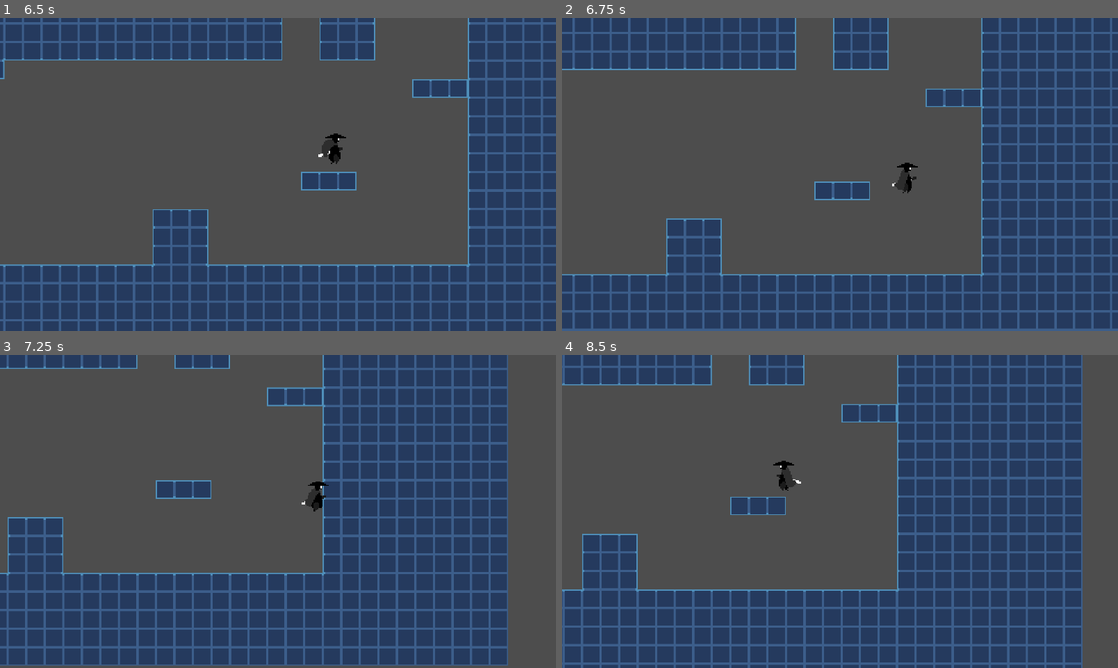
Above: before the commit, frames 1-4 (two rows, left to right).
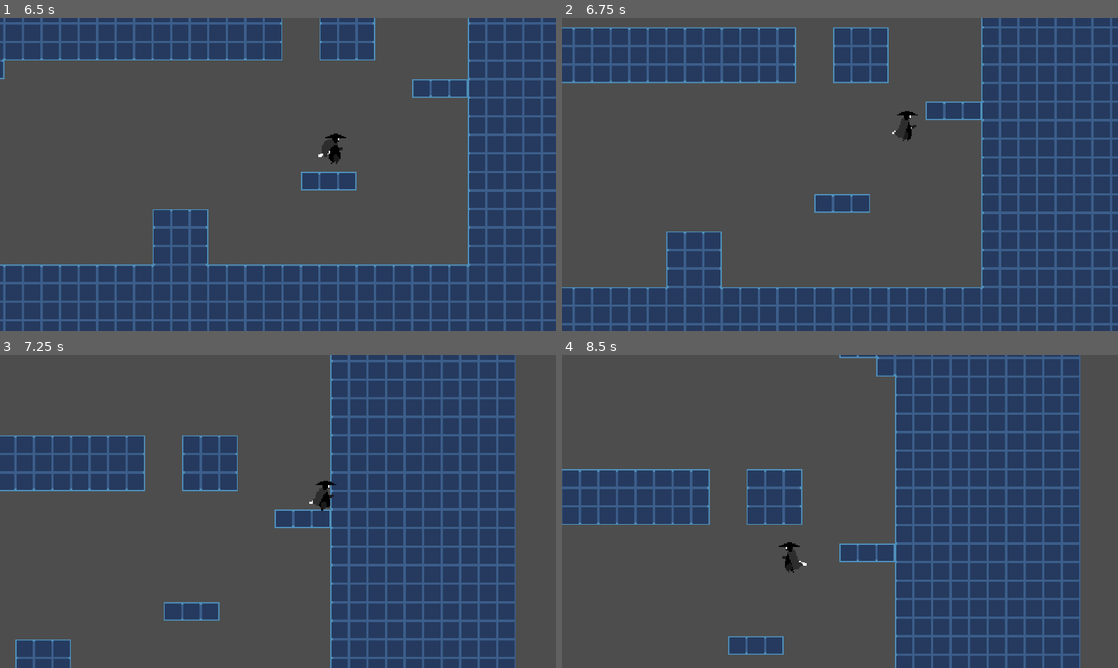
Above: after the commit, the same moments.

Repository: Mightysmallfry/GodotGameTemplate
Game: Godot game, scene res://Main/Main.tscn
The game is run twice, just before and just after one commit, with the same random seed, the same clock (stepped at 60 frames per second) and the same inputs.
Inputs:
- Up to frame 1 (6.5 s): hold Right (right) 0.53-2.03 s; tap Space (jump) at 0.6, 0.77, 1.07, 1.35, 1.52, 1.82, 2.1, 2.85, 3.02, 3.32, 3.6, 3.77, 4.07, 4.35, 4.52, 4.82, 5.1, 5.85, 6.02, 6.32 s; hold Left (left) 2.03-4.28 s; hold Right (right) from 4.28 s (still down)
- Up to frame 2 (6.75 s): keep holding Right (right); tap Space (jump) at 6.6 s
- Up to frame 3 (7.25 s): keep holding Right (right); tap Space (jump) at 6.77, 7.07 s
- Up to frame 4 (8.5 s): tap Space (jump) at 7.35, 7.52, 7.82, 8.1 s; release Right (right) at 8.03 s; hold Left (left) from 8.03 s (still down)

Frame 1 is identical in both runs. In frame 2, 19% of the frame differs, in the area x 0-100%, y 0-100%; in frame 3, 44%, in the area x 0-93%, y 0-100%; in frame 4, 41%.

Commit message:
Added Coyote Jump Time

Diff:
--- a/player/player.gd
+++ b/player/player.gd
@@ -4,15 +4,24 @@
 const SPEED = 200.0
 const JUMP_VELOCITY = -400.0
 
+## Grace period the player has to be able to still jump after being off the ground (in seconds)
+const COYOTE_JUMP_TIME:float = 0.08
+
+var _coyote_jump:float = COYOTE_JUMP_TIME
+
 @onready var sprite : AnimatedSprite2D = $AnimatedSprite2D
 
 func _physics_process(delta: float) -> void:
 	# Add the gravity.
 	if not is_on_floor():
+		# Count down jump time by delta
+		if _coyote_jump > 0.0:
+			_coyote_jump -= delta
 		velocity += get_gravity() * delta
-
+	elif _coyote_jump < COYOTE_JUMP_TIME:
+		_coyote_jump = COYOTE_JUMP_TIME
 	# Handle jump.
-	if Input.is_action_just_pressed("jump") and is_on_floor():
+	if Input.is_action_just_pressed("jump") and _coyote_jump > 0.0:
 		velocity.y = JUMP_VELOCITY
 
 	# Get the input direction and handle the movement/deceleration.
